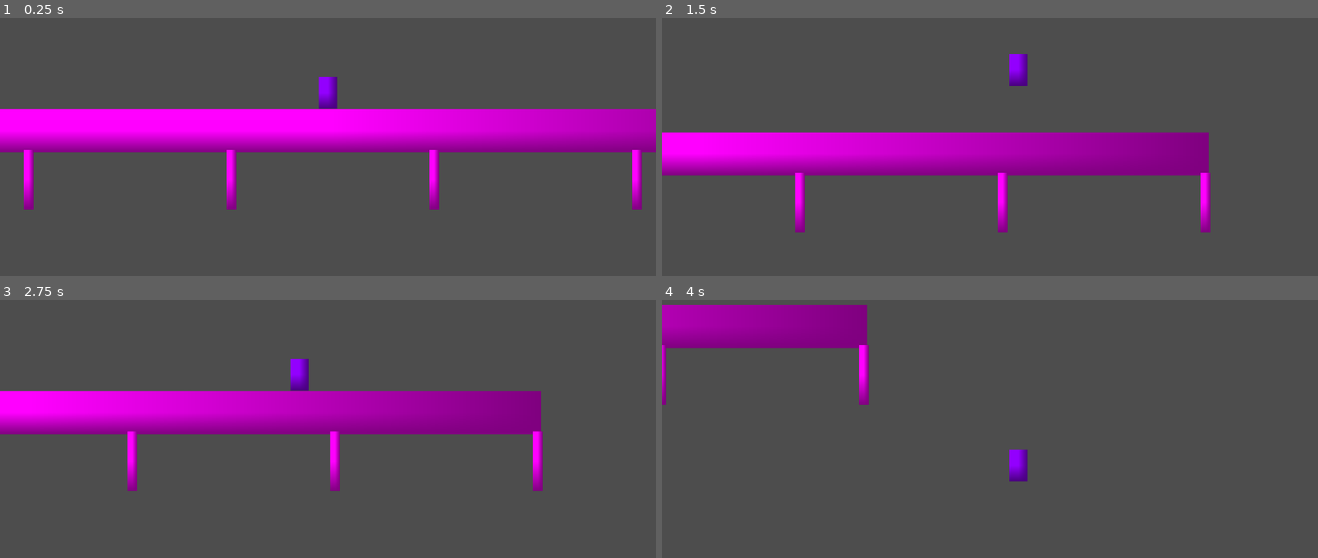
Above: before the commit, frames 1-4 (two rows, left to right).
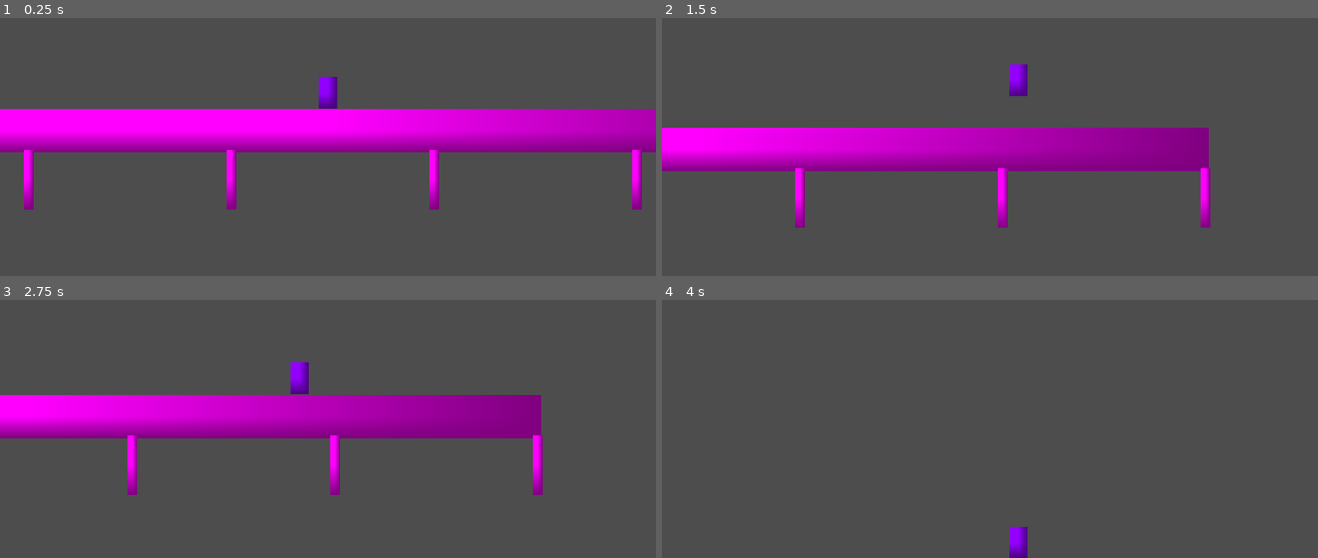
Above: after the commit, the same moments.

Repository: sharwenn-dev/cerulean_eclipse
Game: Godot game, scene res://scenes/test_world.tscn
Same seed, same stepped clock (60 frames per second), same inputs: the game is played once before the commit and once after it.
Inputs:
- Up to frame 1 (0.25 s): no input
- Up to frame 2 (1.5 s): tap Enter (ui_accept) at 0.5, 1.35 s; hold Enter (ui_accept) 0.53-1.28 s; hold D (ui_right) from 0.53 s (still down)
- Up to frame 3 (2.75 s): tap Enter (ui_accept) at 1.52, 1.82 s; release D (ui_right) at 2.03 s; hold A (ui_left) from 2.03 s (still down); hold Enter (ui_accept) from 2.03 s (still down)
- Up to frame 4 (4 s): release A (ui_left) at 2.78 s; release Enter (ui_accept) at 2.78 s; hold D (ui_right) from 2.78 s (still down); tap Enter (ui_accept) at 2.85, 3.02, 3.32 s; hold Enter (ui_accept) from 3.53 s (still down)

The runs differ from the first frame. In frame 2, 4.0% of the frame differs, in the area x 0-84%, y 13-84%; in frame 3, 2.8%; in frame 4, 6.4%, in the area x 0-56%, y 1-100%.

Commit message:
10/17/2025 Variable jump height and a lot of reworks
not much to say past the title

Diff:
--- a/entities/player.gd
+++ b/entities/player.gd
@@ -1,20 +1,25 @@
 extends CharacterBody2D
 
-const SPEED = 300.0
-const JUMP_VELOCITY = -400.0
+
+const SPEED: float = 300.0
+const JUMP_VELOCITY: float = -300.0
 
 # YOU CAN FORMAT THESE VARIABLES HOWEVER YOU WANT, IDK HOW THE CLEAN WAY TO DO IT IS
 # apparently making your falling gravity more than base makes it feel more snappy. so this is how i did that. also has support if you want to add more for flying or aerial combat.
-@export var base_gravity = 1000.0
-@export var falling_gravity = 4000.0
-var gravity = base_gravity
+@export var base_gravity: float = 1000.0
+@export var falling_gravity: float = 4000.0
+var gravity: float = base_gravity
 
 # jump stuff
-var jump_buffer = 0.0
-@export var buffer_time = 0.8
-var can_coyote = true
-var coyote_time = 0.0
-var added_coyote_time = 1.0
+var jump_buffer: float = 0.01
+var buffer_time: float = 0.5
+var coyote_time: float = 0.0
+var added_coyote_time: float = 0.09
+var jump_timer: float = 0.0
+var max_jump_hold: float = 0.2
+
+var is_jumping: bool = false
+var has_jumped: bool = false
 
 # probably make a state machine at some point around here
 # made the state machine at some point under here V
@@ -29,7 +34,7 @@
 	"hover": 100,
 }
 
-# dictionary of per-state enter functions (removes long if/elif chain)
+# dictionary of per-state enter functions
 var state_handlers := {}
 
 func _ready():
@@ -42,17 +47,12 @@
 	}
 
 func set_state(new_state) -> void:
-	# warning here that doesn't matter
+	#warning here doesn't matter right now
 	var previous_state := state
 	state = new_state
-
-	# probably replace this block of elifs with something else, not good enough at godot to know what.
-	# (it's replaced now; the comments stay)
 	if state_handlers.has(state):
 		state_handlers[state].call()
 
-# These still do what your original if/elif blocks did
-# you can remove any of these prints if you want
 func _enter_idle():
 	print("Idle")
 	gravity = base_gravity
@@ -65,58 +65,70 @@
 
 func _enter_falling():
 	gravity = falling_gravity
-	#Play idle animation or whatever you wanna
 
 func _enter_hovering():
 	gravity = 0  # placeholder for hover logic
 
+# JUMP FUNCTION
+func do_jump():
+	set_state(States.JUMPING)
+	velocity.y = JUMP_VELOCITY
+	is_jumping = true
+	has_jumped = true
+	jump_timer = 0.0
+	jump_buffer = 0.0
+
 func _physics_process(delta: float) -> void:
+	# Get the input direction and handle the movement/deceleration.
+	# As good practice, you should replace UI actions with custom gameplay actions.
+	var direction: float = Input.get_axis("ui_left", "ui_right")
+	if direction != 0:
+		velocity.x = direction * SPEED
+	else:
+		velocity.x = move_toward(velocity.x, 0, SPEED)
+
 	# Add the gravity.
 	if not is_on_floor():
-
-		if coyote_time <= 0.0:
-			velocity.y += gravity * delta
-
-		# checks if velocity is up or down to enable falling def gonna need some reworks with hovering lol
-		if velocity.y > 0:
-			set_state(States.FALLING)
-		#elif velocity.y > 0:
+		if velocity.y < 0:
+			# Only apply variable jump force WHILE ASCENDING
+			if is_jumping and Input.is_action_pressed("ui_accept") and jump_timer < max_jump_hold:
+				velocity.y += base_gravity * 0.3 * delta
+				jump_timer += delta
+			else:
+				velocity.y += falling_gravity * delta
+				is_jumping = false
+		else:
+			if coyote_time <= 0.0:
+				velocity.y += falling_gravity * delta
+				set_state(States.FALLING)
+	else:
+		# grounded
+		is_jumping = false
+		has_jumped = false
+		coyote_time = added_coyote_time
 
 	#Handle decreasing the jump buffer each frame
-	# Handle jump.
-	# if jump buffer or coyote time is above zero reduce it each frame | probably could make this into the same thing
-	if jump_buffer > 0.0:
-		jump_buffer -= 5 * delta
-	elif coyote_time > 0.0:
-		coyote_time -= 5 * delta
+	if Input.is_action_just_pressed("ui_accept"):
+		jump_buffer = buffer_time
+	elif jump_buffer > 0:
+		jump_buffer -= delta
 
-	if is_on_floor() and coyote_time <= 0.0:
-		coyote_time = added_coyote_time
+	#Handle coyote time
+	if not is_on_floor() and coyote_time > 0:
+		coyote_time -= delta
 
 	# if jump buffer is above zero and player is on the floor then jump
-	if jump_buffer > 0.0 and is_on_floor():
-		set_state(States.JUMPING)
-		velocity.y = JUMP_VELOCITY
-	# coyote jump
-	elif not is_on_floor() and coyote_time > 0.0 and jump_buffer > 0.0:
+	if jump_buffer > 0 and (is_on_floor() or coyote_time > 0) and not has_jumped:
+		do_jump()
 		coyote_time = 0.0
-		set_state(States.JUMPING)
-		velocity.y = JUMP_VELOCITY
 
-	# set jump buffer on space hit
-	if Input.is_action_just_pressed("ui_accept"):
-		jump_buffer = buffer_time
+	# releasing jump kills variable jump instantly
+	if Input.is_action_just_released("ui_accept"):
+		jump_timer = max_jump_hold
+		is_jumping = false
 
 	# R is reset button for testing
 	if Input.is_action_just_pressed("reset"):
 		get_tree().call_deferred("reload_current_scene")
 
-	# Get the input direction and handle the movement/deceleration.
-	# As good practice, you should replace UI actions with custom gameplay actions.
-	var direction := Input.get_axis("ui_left", "ui_right")
-	if direction:
-		velocity.x = direction * SPEED
-	else:
-		velocity.x = move_toward(velocity.x, 0, SPEED)
-
 	move_and_slide()
--- a/scenes/test_world.tscn
+++ b/scenes/test_world.tscn
@@ -24,7 +24,6 @@
 
 [node name="Player" parent="StaticBody2D" instance=ExtResource("1_kyfjp")]
 position = Vector2(0, -41)
-base_gravity = 1500.0
 
 [node name="Sprite2D" type="Sprite2D" parent="."]
 position = Vector2(-440.75, 43)
